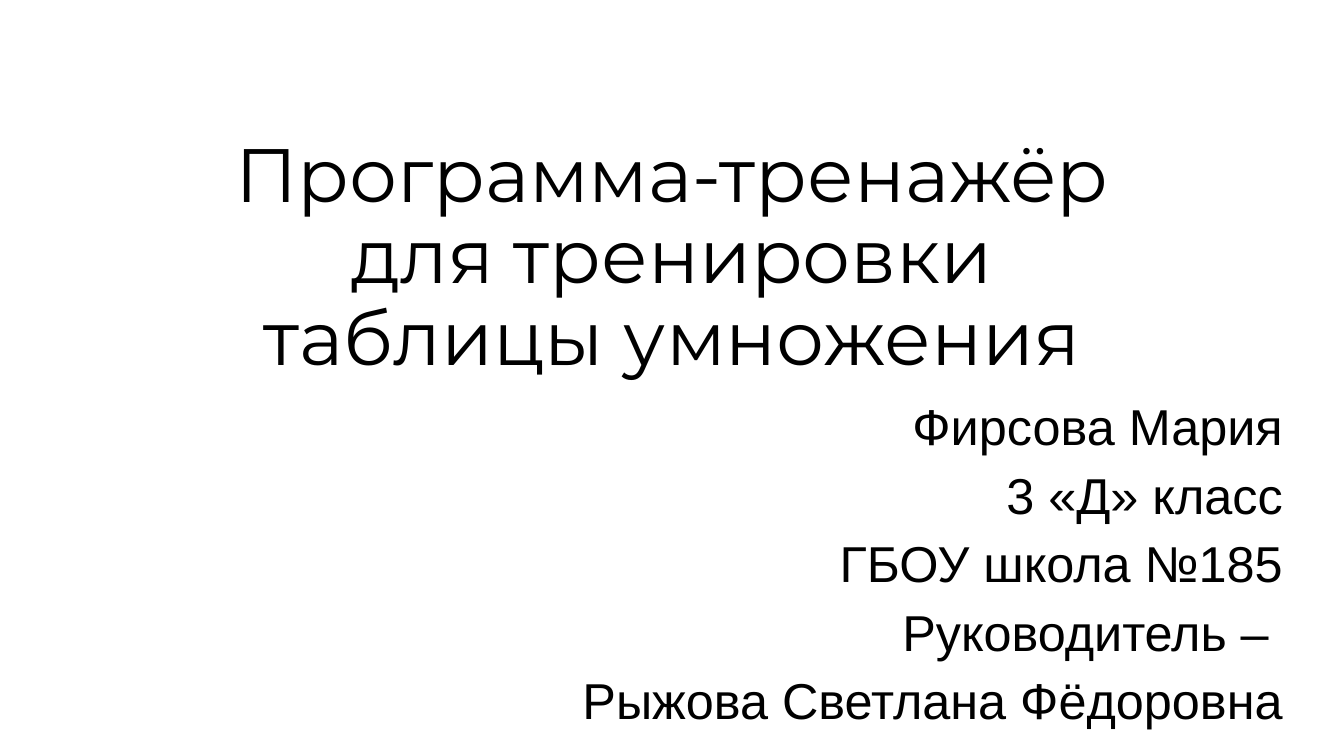
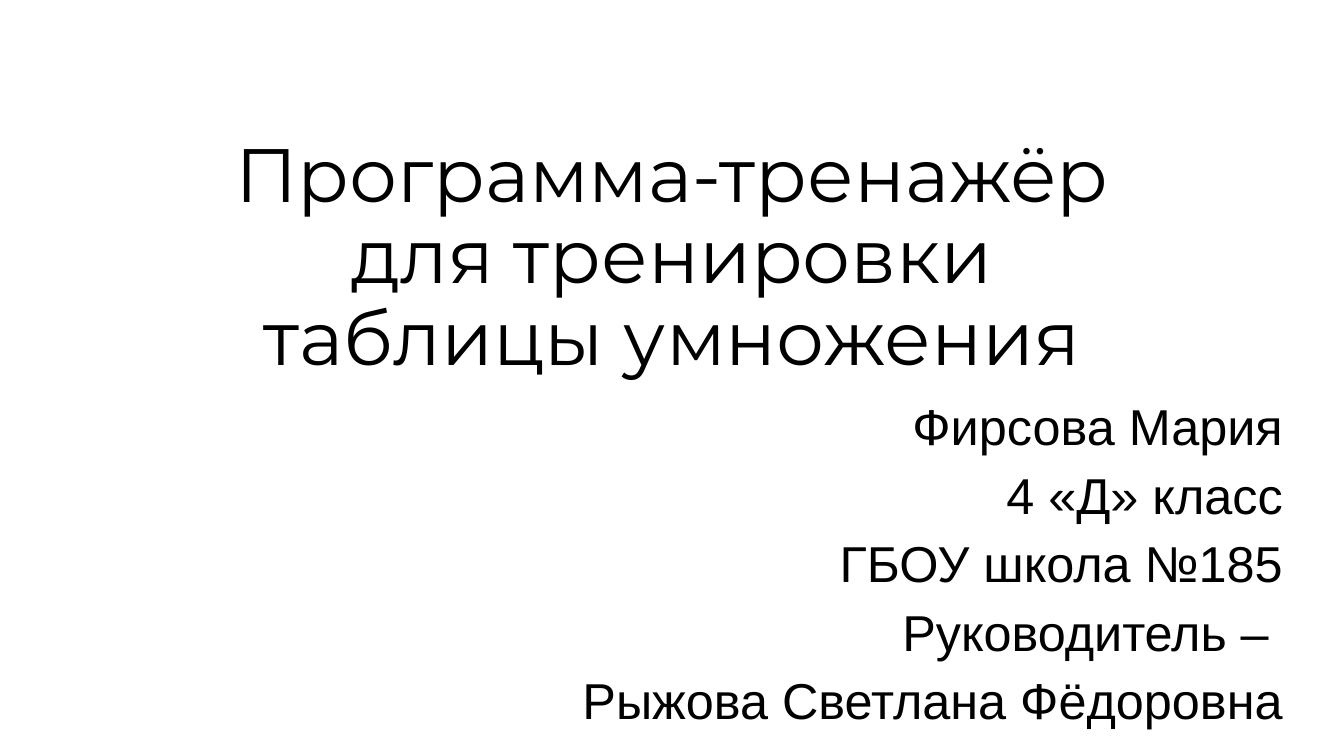
Before and after one commit to Gatche-clyb/el, a slide deck: slide 1 of presentation.pptx. Drawn at 1344x756 pixels with LibreOffice and Linux fonts; fonts in the diff are those of the drawing. Boxes give left, top, right and bottom in pixels: in the first picture for what was removed or moved away, otherwise in the second. Text is boxed around its words. In the diff, an @@ line names an element or a change of style, - is before the commit and + after.

```diff
--- a/presentation.pptx
+++ b/presentation.pptx
@@ subtitle at (1006,479,1282,524): text changed @@
-3 «Д» класс
+4 «Д» класс
```
Also in this commit, not shown: 1 slide removed.
